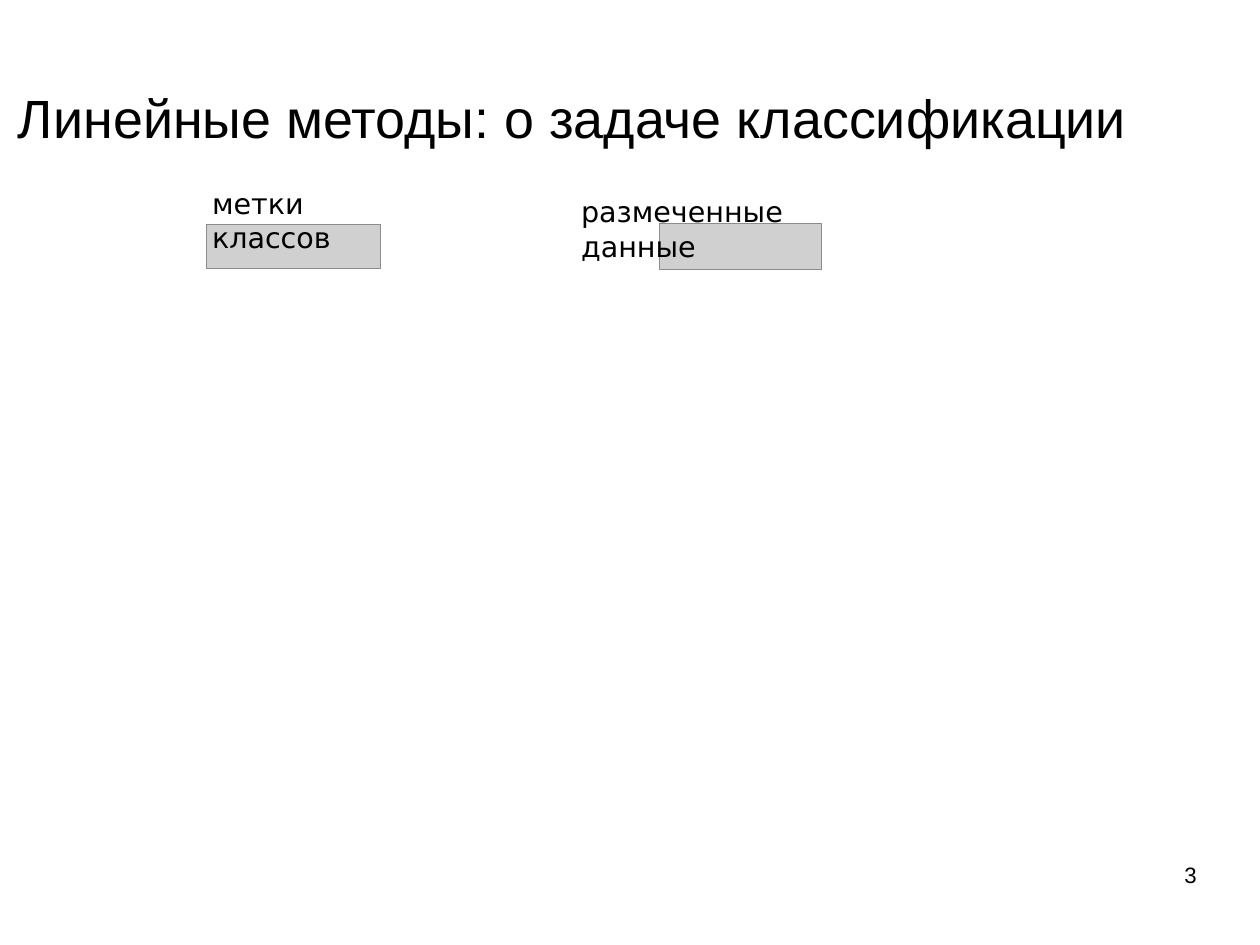
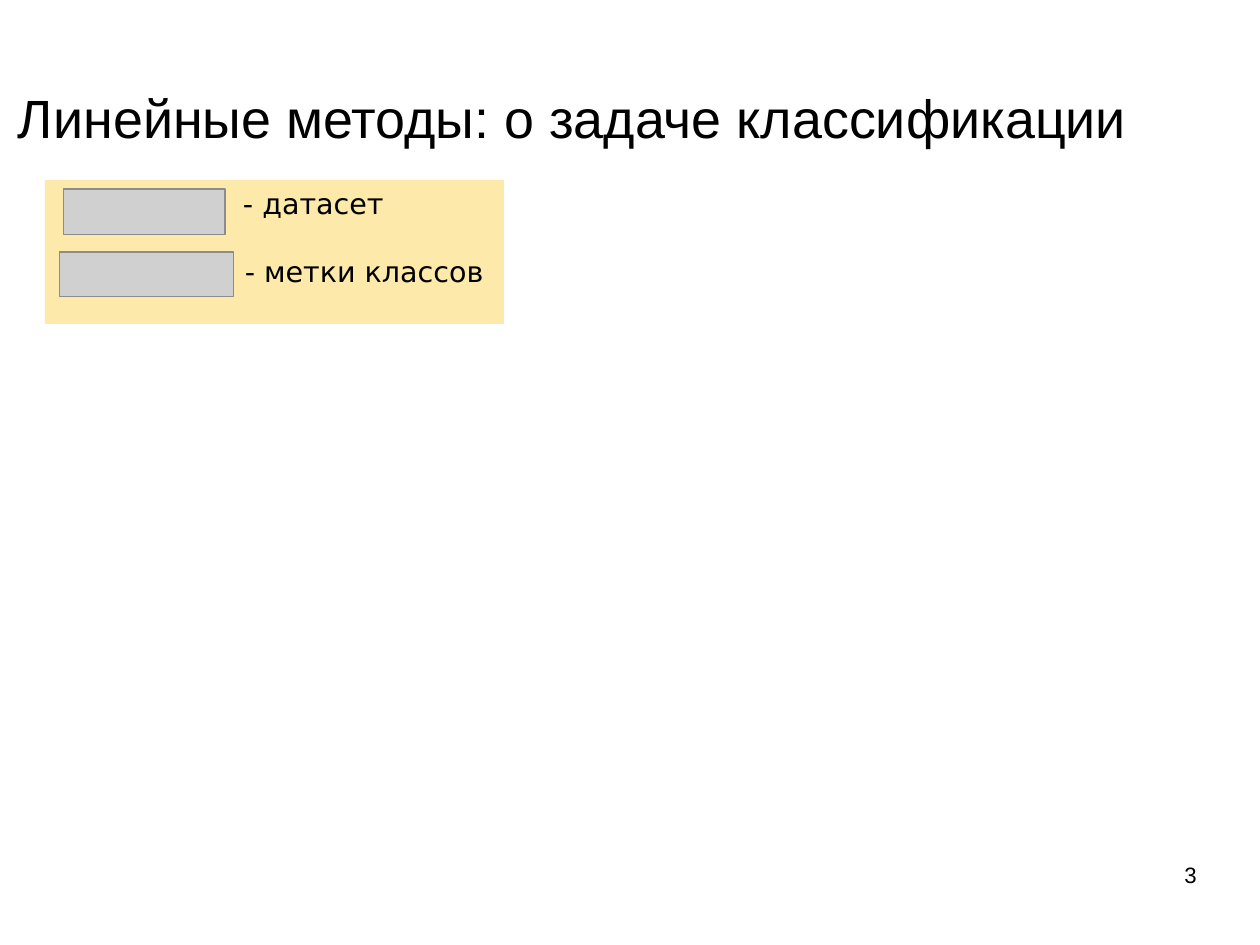
Before and after one commit to mechanoid5/ml_lectorium_legacy, a slide deck: slide 3 of 15-linear.odp. Drawn at 1260x945 pixels with LibreOffice and Linux fonts; fonts in the diff are those of the drawing; grey boxes stand for pictures; background and template pictures are left out. Boxes give left, top, right and bottom in pixels: in the first picture for what was removed or moved away, otherwise in the second. Text is boxed around its words. In the diff, an @@ line names an element or a change of style, - is before the commit and + after.

```diff
--- a/15-linear.odp
+++ b/15-linear.odp
@@ rectangle "- датасет": place and size @@
-rectangle "- датасет" at box(212, 198, 331, 249)
+rectangle "- датасет" at box(45, 180, 504, 324)
@@ rectangle "- датасет" at box(45, 180, 504, 324): fill none to #FDE9A9 @@
@@ picture: place and size @@
-picture at box(660, 224, 821, 270)
+picture at box(63, 189, 224, 234)
@@ text in rectangle at box(262, 198, 484, 283): text changed @@
-метки классов
+- датасет
+- метки классов
@@ text removed at box(581, 206, 783, 262) @@
-размеченные данные
@@ picture: place and size @@
-picture at box(207, 224, 381, 269)
+picture at box(59, 252, 233, 296)
```
Also in this commit, not shown: 6 other slides changed, 6 slides removed, 2 other files.
